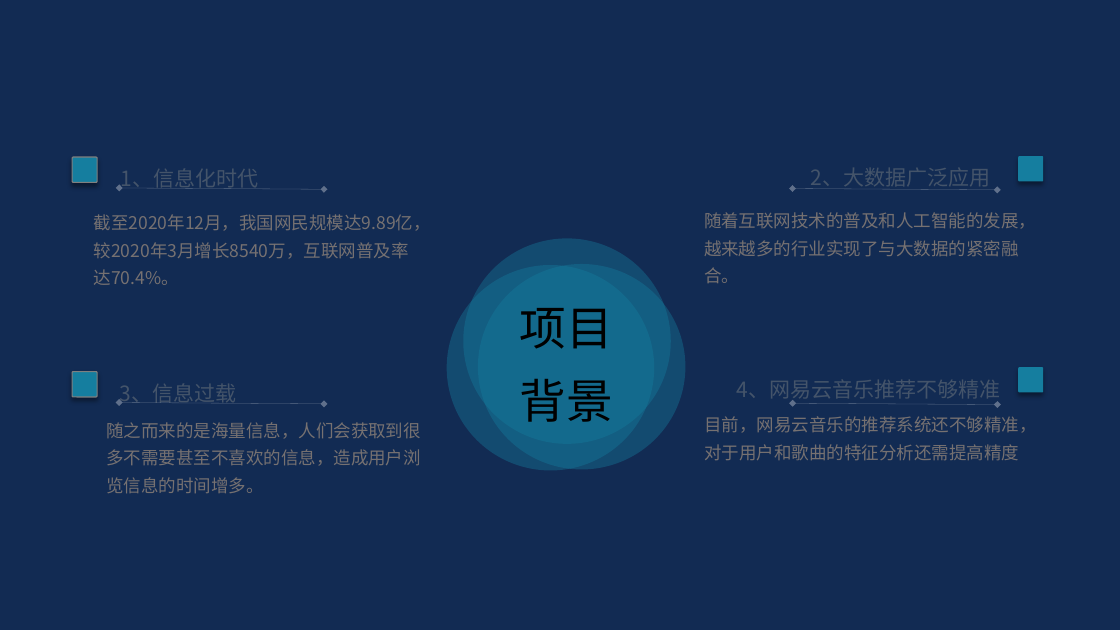
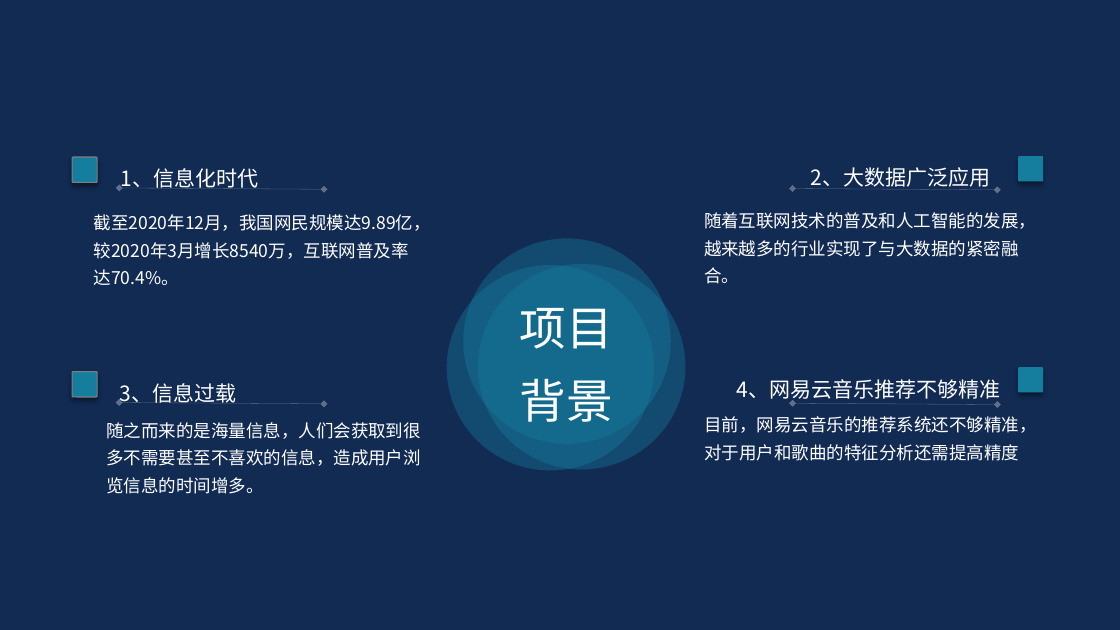
Before and after one commit to YunHao-Von/NetEase, a slide deck: slide 3 of 管理学演示PPT.pptx. Drawn at 1120x630 pixels with LibreOffice and Linux fonts; fonts in the diff are those of the drawing. Boxes give left, top, right and bottom in pixels: in the first picture for what was removed or moved away, otherwise in the second. Text is boxed around its words. In the diff, an @@ line names an element or a change of style, - is before the commit and + after.

```diff
--- a/管理学演示PPT.pptx
+++ b/管理学演示PPT.pptx
@@ text "项目背景" at box(519, 308, 612, 422): text colour #000000 to #FFFFFF @@
@@ text colour #44546A to #FFFFFF in 4 elements at box(120, 168, 258, 190), box(119, 383, 236, 406), box(811, 167, 991, 190), box(737, 379, 1001, 402) @@
@@ text colour #767171 to #FFFFFF in 4 elements at box(94, 214, 431, 285), box(106, 422, 421, 494), box(704, 212, 1036, 284), box(704, 416, 1036, 461) @@
```
Also in this commit, not shown: 1 other slide changed, 12 other files.
